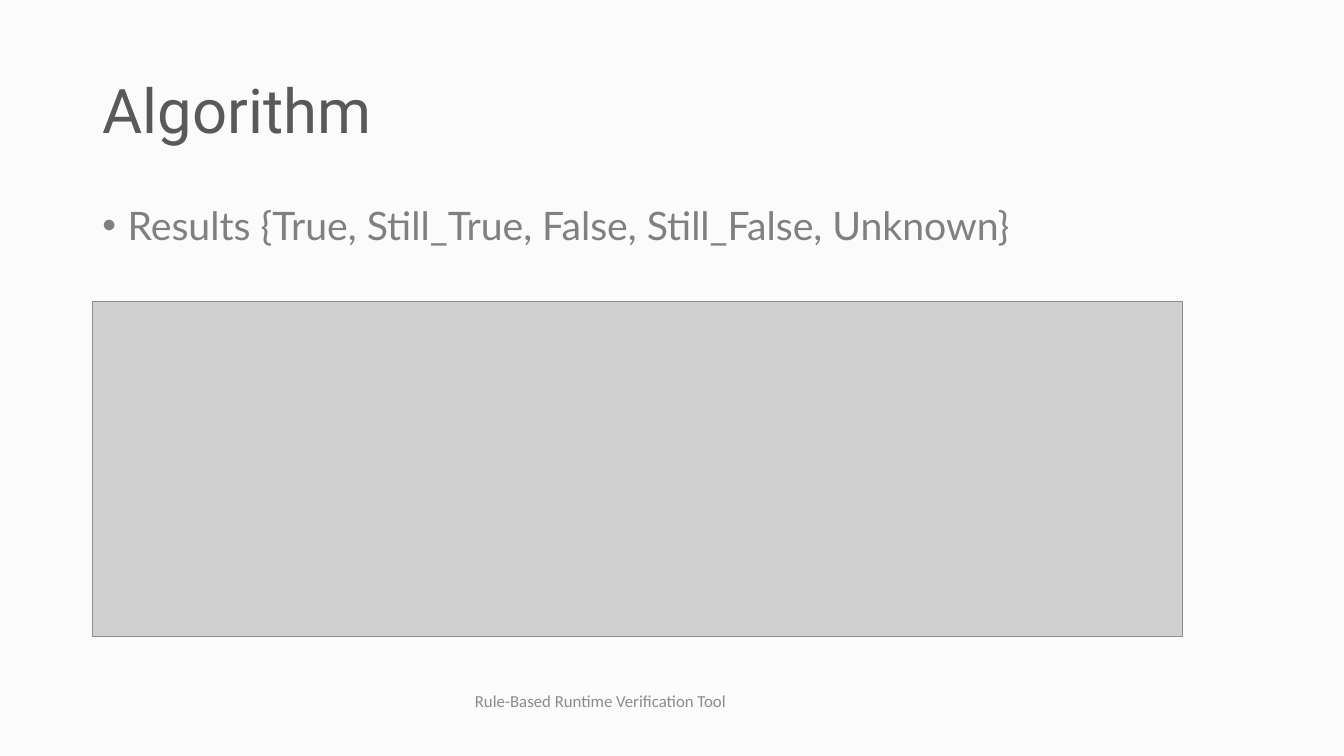
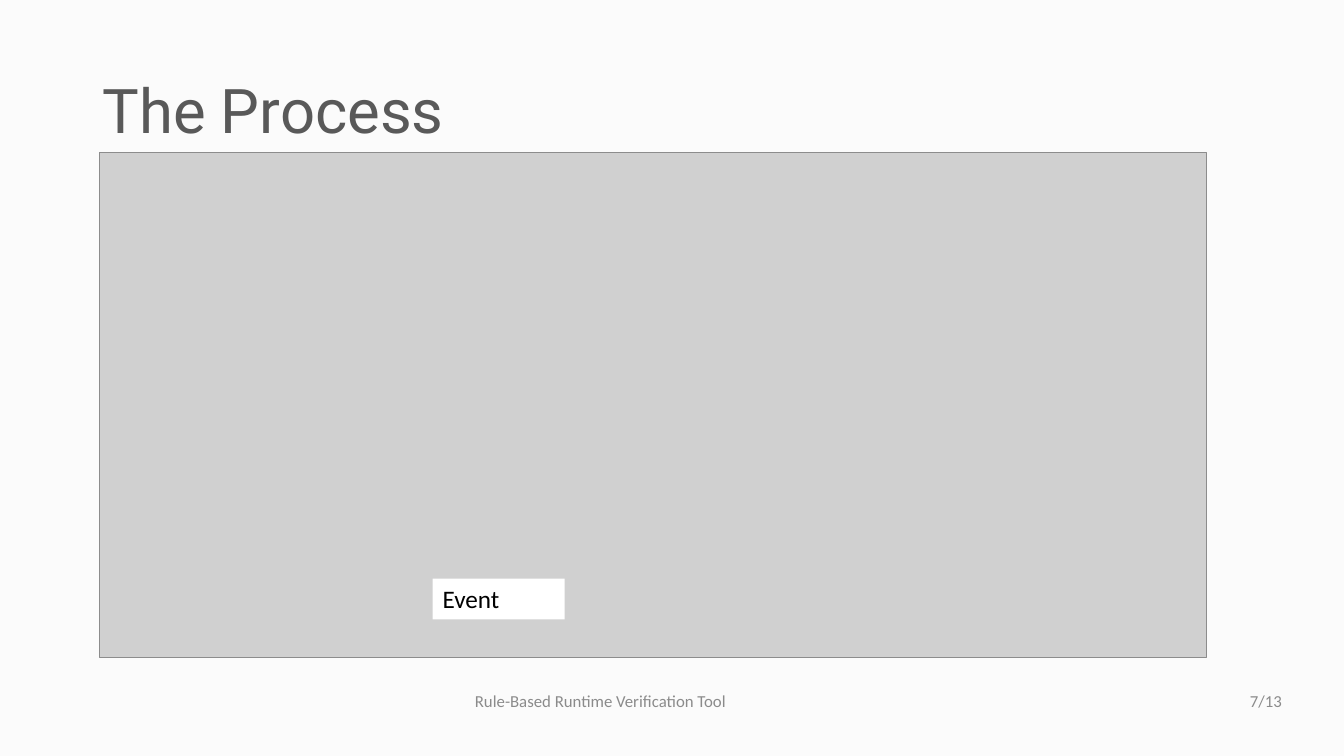
Before and after one commit to selig/ruler2, a slide deck: slide 7 of Seminar/Rule-Based Runtime Verification Tool.pptx. Drawn at 1344x756 pixels with LibreOffice and Linux fonts; fonts in the diff are those of the drawing; grey boxes stand for pictures; background and template pictures are left out. Boxes give left, top, right and bottom in pixels: in the first picture for what was removed or moved away, otherwise in the second. Text is boxed around its words. In the diff, an @@ line names an element or a change of style, - is before the commit and + after.

```diff
--- a/Seminar/Rule-Based Runtime Verification Tool.pptx
+++ b/Seminar/Rule-Based Runtime Verification Tool.pptx
@@ title at <box>102,87,444,134</box>: text changed @@
-Algorithm
+The Process
@@ picture: place and size @@
-picture at <box>93,301,1184,636</box>
+picture at <box>100,152,1207,657</box>
@@ rectangle added at <box>433,579,565,619</box>, fill #FFFFFF, 18 pt, text #000000 @@
+Event
@@ page number added at <box>1250,695,1282,708</box>, 12 pt, text #8C8C8C @@
+7/13
```
Also in this commit, not shown: 9 other slides changed, 1 slide added, 1 slide removed, 1 other file.
